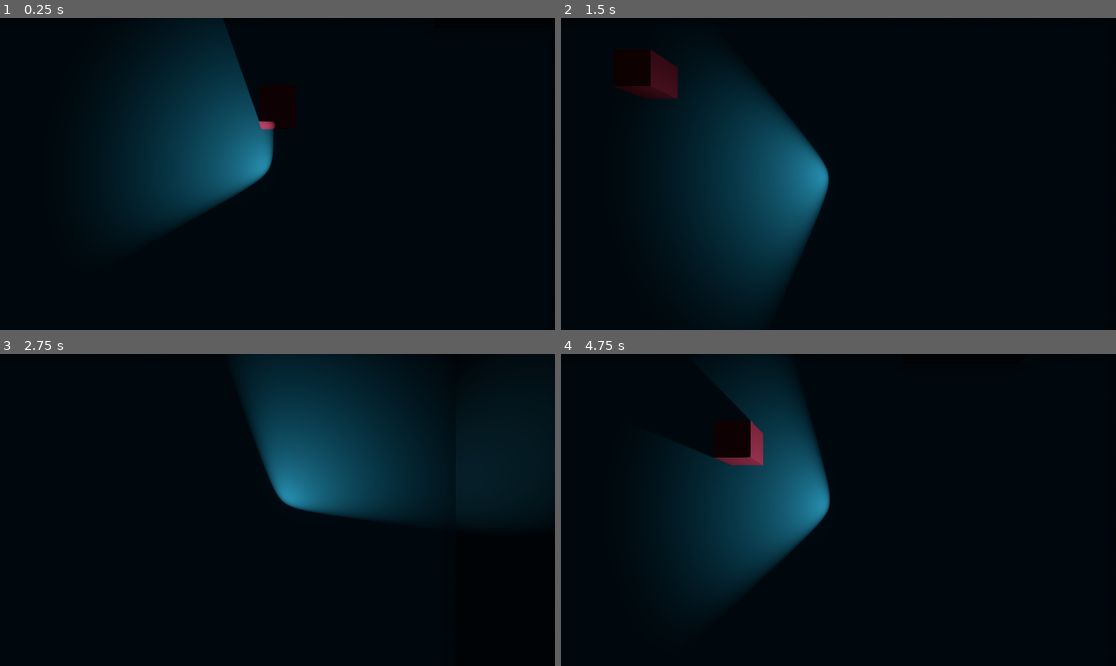
Above: before the commit, frames 1-4 (two rows, left to right).
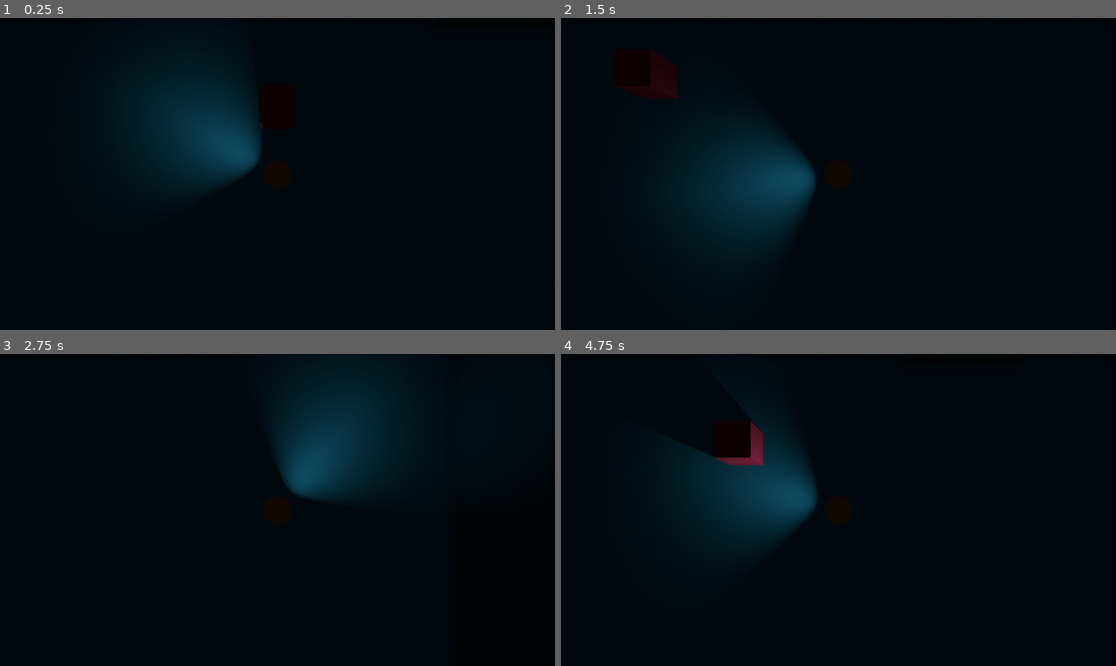
Above: after the commit, the same moments.

Repository: TeaWhyDee/ctssagit
Game: Godot game, scene res://scenes/Main.tscn
Two runs of this game, one before a commit and one after it. Both use one fixed random seed, a clock stepped at 60 frames per second and the inputs below. Before the commit the project starts from res://Main.tscn.
Inputs (mouse positions are in pixels of both pictures, inside the frame that each line leads up to):
- Up to frame 1 (0.25 s): no input
- Up to frame 2 (1.5 s): tap Enter at 0.5 s; move the mouse to (960, 158) at 0.52 s; hold D (move_right) 0.53-1.28 s; tap Space at 1.25 s; move the mouse to (727, 189) at 1.27 s; hold S (move_down) from 1.28 s (still down)
- Up to frame 3 (2.75 s): move the mouse to (333, 441) at 2.02 s; release S (move_down) at 2.03 s; hold D (move_right) from 2.03 s (still down)
- Up to frame 4 (4.75 s): move the mouse to (810, 572) at 2.77 s; release D (move_right) at 2.78 s; hold W (move_up) 2.78-3.53 s; tap Enter at 3.5 s; move the mouse to (1005, 556) at 3.52 s; hold A (move_left) from 3.53 s (still down); tap Space at 4.25 s; move the mouse to (672, 463) at 4.27 s

The runs differ from the first frame. In frame 1, 5.2% of the frame differs, in the area x 25-50%, y 7-67%; in frame 2, 6.9%; in frame 3, 7.0%, in the area x 44-92%, y 4-53%; in frame 4, 6.7%.

Commit message:
make folders

Diff:
--- a/Player.tscn
+++ /dev/null
@@ -1,29 +0,0 @@
-[gd_scene load_steps=3 format=2]
-
-[ext_resource path="res://player.gd" type="Script" id=1]
-
-[sub_resource type="CylinderShape" id=1]
-radius = 0.75
-
-[node name="Player" type="KinematicBody"]
-script = ExtResource( 1 )
-
-[node name="CollisionShape" type="CollisionShape" parent="."]
-shape = SubResource( 1 )
-
-[node name="Camera" type="Camera" parent="."]
-transform = Transform( 1, 0, 0, 0, -4.37114e-08, 1, 0, -1, -4.37114e-08, 0, 13, 0 )
-current = true
-
-[node name="SpotLight" type="SpotLight" parent="."]
-shadow_enabled = true
-shadow_bias = -0.01
-shadow_reverse_cull_face = true
-spot_range = 15.9564
-spot_attenuation = 2.14355
-spot_angle = 58.4818
-spot_angle_attenuation = 3.86375
-
-[node name="OmniLight" type="OmniLight" parent="."]
-visible = false
-shadow_enabled = true
--- a/default_env.tres
+++ /dev/null
@@ -1,7 +0,0 @@
-[gd_resource type="Environment" load_steps=2 format=2]
-
-[sub_resource type="ProceduralSky" id=1]
-
-[resource]
-background_mode = 2
-background_sky = SubResource( 1 )
--- a/project.godot
+++ b/project.godot
@@ -11,8 +11,7 @@
 [application]
 
 config/name="ld51"
-run/main_scene="res://Main.tscn"
-config/icon="res://icon.png"
+run/main_scene="res://scenes/Main.tscn"
 
 [display]
 
@@ -82,4 +81,3 @@
 
 quality/filters/sharpen_intensity=0.501
 quality/filters/use_fxaa=true
-environment/default_environment="res://default_env.tres"
--- a/Main.tscn
+++ b/scenes/Main.tscn
@@ -1,7 +1,7 @@
 [gd_scene load_steps=6 format=2]
 
-[ext_resource path="res://Player.tscn" type="PackedScene" id=2]
-[ext_resource path="res://Box.tscn" type="PackedScene" id=3]
+[ext_resource path="res://scenes/Player.tscn" type="PackedScene" id=1]
+[ext_resource path="res://scenes/Box.tscn" type="PackedScene" id=2]
 
 [sub_resource type="SpatialMaterial" id=3]
 albedo_color = Color( 0.188235, 0.694118, 0.858824, 1 )
@@ -20,7 +20,7 @@
 
 [node name="World" type="Spatial"]
 
-[node name="Player" parent="." instance=ExtResource( 2 )]
+[node name="Player" parent="." instance=ExtResource( 1 )]
 transform = Transform( 1, 0, 0, 0, 1, 0, 0, 0, 1, 0, 1, 0 )
 
 [node name="CSGBox" type="CSGBox" parent="."]
@@ -79,5 +79,5 @@
 [node name="WorldEnvironment" type="WorldEnvironment" parent="."]
 environment = SubResource( 1 )
 
-[node name="Box" parent="." instance=ExtResource( 3 )]
+[node name="Box" parent="." instance=ExtResource( 2 )]
 transform = Transform( 1, 0, 0, 0, 1, 0, 0, 0, 1, 0, 1, -3.82666 )
--- /dev/null
+++ b/scenes/Player.tscn
@@ -0,0 +1,39 @@
+[gd_scene load_steps=5 format=2]
+
+[ext_resource path="res://scripts/player.gd" type="Script" id=1]
+
+[sub_resource type="CylinderShape" id=1]
+radius = 0.75
+
+[sub_resource type="SpatialMaterial" id=3]
+albedo_color = Color( 0.94902, 0.682353, 0.294118, 1 )
+
+[sub_resource type="CylinderMesh" id=2]
+material = SubResource( 3 )
+top_radius = 0.75
+bottom_radius = 0.75
+
+[node name="Player" type="KinematicBody"]
+script = ExtResource( 1 )
+
+[node name="CollisionShape" type="CollisionShape" parent="."]
+shape = SubResource( 1 )
+
+[node name="MeshInstance" type="MeshInstance" parent="."]
+mesh = SubResource( 2 )
+
+[node name="Camera" type="Camera" parent="."]
+transform = Transform( 1, 0, 0, 0, -4.37114e-08, 1, 0, -1, -4.37114e-08, 0, 13, 0 )
+current = true
+
+[node name="LightRot" type="Spatial" parent="."]
+
+[node name="SpotLight" type="SpotLight" parent="LightRot"]
+transform = Transform( 1, 0, 0, 0, 1, 0, 0, 0, 1, 0, 0, -0.783873 )
+shadow_enabled = true
+shadow_bias = -0.01
+shadow_reverse_cull_face = true
+spot_range = 15.9564
+spot_attenuation = 2.14355
+spot_angle = 58.4818
+spot_angle_attenuation = 0.31864
--- a/player.gd
+++ b/scripts/player.gd
@@ -17,4 +17,4 @@
 			col.collider.apply_central_impulse(-col.normal * INERTIA)
 
 	var mouse_pos = get_viewport().get_mouse_position() - get_viewport().size / 2
-	$SpotLight.look_at(to_global(Vector3(mouse_pos.x, 0, mouse_pos.y)), Vector3.UP)
+	$LightRot.look_at(to_global(Vector3(mouse_pos.x, 0, mouse_pos.y)), Vector3.UP)
Binary file removed: icon.png
Not shown, removed: icon.png.import
Renamed: Box.tscn -> scenes/Box.tscn
